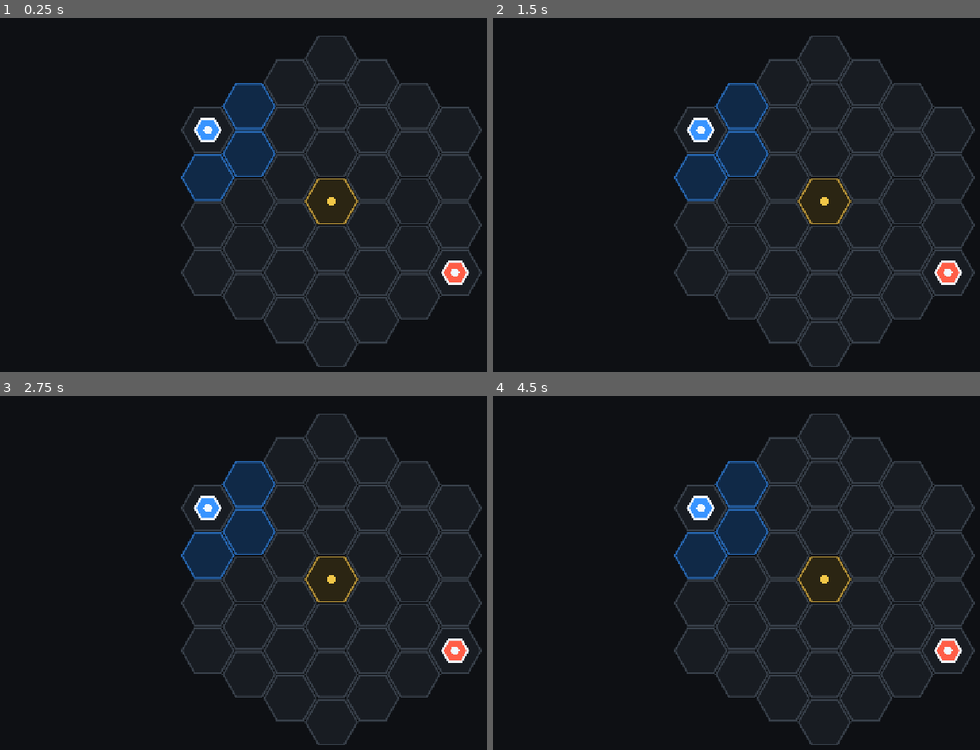
Above: before the commit, frames 1-4 (two rows, left to right).
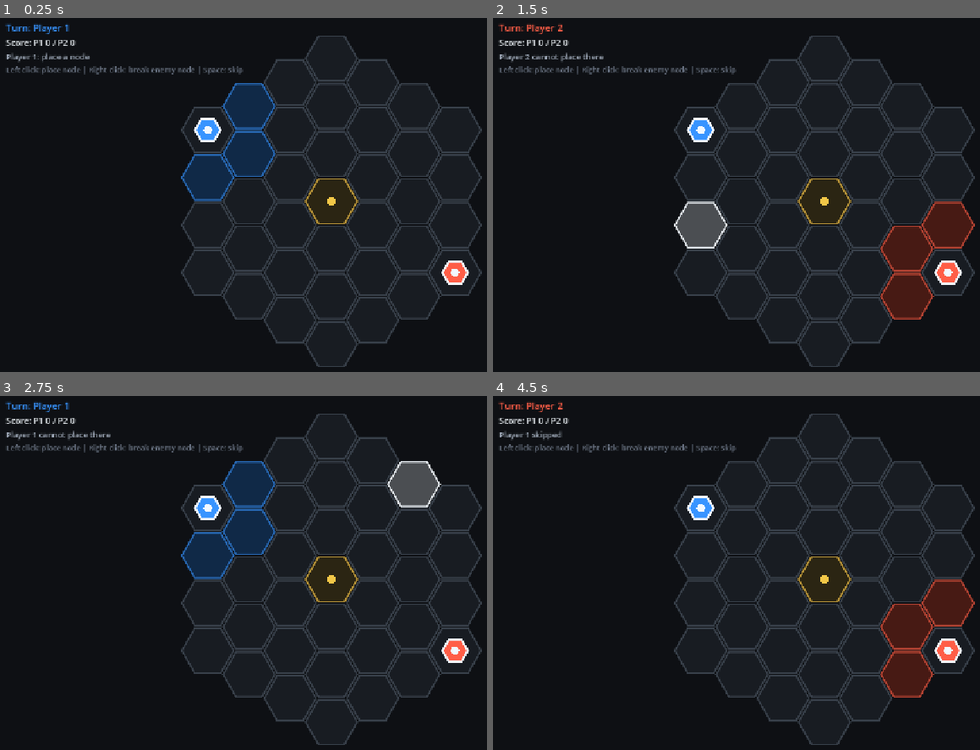
Above: after the commit, the same moments.

Repository: skulhex/hollow-grid
Game: Godot game, scene res://main.tscn
Same seed, same stepped clock (60 frames per second), same inputs: the game is played once before the commit and once after it.
Inputs (mouse positions are in pixels of both pictures, inside the frame that each line leads up to):
- Up to frame 1 (0.25 s): no input
- Up to frame 2 (1.5 s): tap Enter (ui_accept) at 0.5, 1.35 s; move the mouse to (975, 180) at 0.52 s; hold Enter (ui_accept) 0.53-1.28 s; click (975, 180) at 0.67 s; move the mouse to (687, 219) at 1.27 s; click (687, 219) at 1.42 s
- Up to frame 3 (2.75 s): tap Enter (ui_accept) at 1.52, 1.82 s; move the mouse to (399, 495) at 2.02 s; hold Enter (ui_accept) from 2.03 s (still down); click (399, 495) at 2.17 s
- Up to frame 4 (4.5 s): move the mouse to (790, 654) at 2.77 s; release Enter (ui_accept) at 2.78 s; tap Enter (ui_accept) at 2.85, 3.02, 3.32, 4.35 s; click (790, 654) at 2.92 s; move the mouse to (outside the picture) at 3.52 s; hold Enter (ui_accept) 3.53-4.28 s; click (outside the picture) at 3.67 s; move the mouse to (619, 523) at 4.27 s; click (619, 523) at 4.42 s

The runs differ from the first frame. In frame 1, 0.9% of the frame differs, in the area x 1-50%, y 1-16%; in frame 2, 8.7%, in the area x 1-99%, y 1-86%; in frame 3, 2.0%; in frame 4, 7.5%.

Commit message:
Add main controller and HUD nodes

Diff:
--- a/game/main.tscn
+++ b/game/main.tscn
@@ -1,8 +1,50 @@
-[gd_scene format=3 uid="uid://c6o56ry4yap0j"]
+[gd_scene load_steps=4 format=3 uid="uid://c6o56ry4yap0j"]
 
-[ext_resource type="Script" uid="uid://6t4gy4jfhm06" path="res://scripts/board_view.gd" id="1_board_view"]
+[ext_resource type="Script" path="res://scripts/main.gd" id="1_main"]
+[ext_resource type="Script" path="res://scripts/board_view.gd" id="2_board_view"]
+[ext_resource type="Script" path="res://scripts/hud.gd" id="3_hud"]
 
 [node name="Main" type="Node2D" unique_id=1659134553]
+script = ExtResource("1_main")
 
 [node name="BoardView" type="Node2D" parent="." unique_id=1011226363]
-script = ExtResource("1_board_view")
+script = ExtResource("2_board_view")
+
+[node name="HUD" type="CanvasLayer" parent="."]
+script = ExtResource("3_hud")
+
+[node name="Root" type="Control" parent="HUD"]
+layout_mode = 3
+anchors_preset = 15
+anchor_right = 1.0
+anchor_bottom = 1.0
+grow_horizontal = 2
+grow_vertical = 2
+mouse_filter = 2
+
+[node name="MarginContainer" type="MarginContainer" parent="HUD/Root"]
+layout_mode = 1
+offset_left = 24.0
+offset_top = 18.0
+offset_right = 560.0
+offset_bottom = 126.0
+
+[node name="VBoxContainer" type="VBoxContainer" parent="HUD/Root/MarginContainer"]
+layout_mode = 2
+theme_override_constants/separation = 4
+
+[node name="TurnLabel" type="Label" parent="HUD/Root/MarginContainer/VBoxContainer"]
+layout_mode = 2
+text = "Turn: Player 1"
+
+[node name="ScoreLabel" type="Label" parent="HUD/Root/MarginContainer/VBoxContainer"]
+layout_mode = 2
+text = "Score: P1 0 / P2 0"
+
+[node name="StatusLabel" type="Label" parent="HUD/Root/MarginContainer/VBoxContainer"]
+layout_mode = 2
+text = "Player 1: place a node"
+
+[node name="HelpLabel" type="Label" parent="HUD/Root/MarginContainer/VBoxContainer"]
+layout_mode = 2
+text = "Left click: place node | Right click: break enemy node | Space: skip"
--- /dev/null
+++ b/game/scripts/hud.gd
@@ -0,0 +1,30 @@
+class_name GameHud
+extends CanvasLayer
+
+@onready var turn_label: Label = $Root/MarginContainer/VBoxContainer/TurnLabel
+@onready var score_label: Label = $Root/MarginContainer/VBoxContainer/ScoreLabel
+@onready var status_label: Label = $Root/MarginContainer/VBoxContainer/StatusLabel
+@onready var help_label: Label = $Root/MarginContainer/VBoxContainer/HelpLabel
+
+
+func _ready() -> void:
+	turn_label.add_theme_font_size_override("font_size", 18)
+	score_label.add_theme_font_size_override("font_size", 16)
+	status_label.add_theme_font_size_override("font_size", 15)
+	help_label.add_theme_font_size_override("font_size", 14)
+
+	score_label.add_theme_color_override("font_color", Color(0.88, 0.9, 0.92))
+	status_label.add_theme_color_override("font_color", Color(0.62, 0.66, 0.72))
+	help_label.add_theme_color_override("font_color", Color(0.46, 0.5, 0.57))
+
+
+func refresh(match_state: MatchState) -> void:
+	turn_label.text = "Turn: %s" % GameDefs.player_label(match_state.current_player)
+	turn_label.add_theme_color_override("font_color", GameDefs.player_color(match_state.current_player))
+
+	score_label.text = "Score: P1 %d / P2 %d" % [
+		match_state.scores[GameDefs.PLAYER_ONE],
+		match_state.scores[GameDefs.PLAYER_TWO],
+	]
+	status_label.text = match_state.status_message
+	help_label.text = "Left click: place node | Right click: break enemy node | Space: skip"
--- /dev/null
+++ b/game/scripts/main.gd
@@ -0,0 +1,61 @@
+extends Node2D
+
+const BOARD_RADIUS := 3
+const HEX_SIZE := 52.0
+
+@onready var board_view: BoardView = $BoardView
+@onready var hud: GameHud = $HUD
+
+var grid: HexGrid
+var match_state: MatchState
+
+
+func _ready() -> void:
+	grid = HexGrid.new(BOARD_RADIUS, HEX_SIZE)
+	match_state = MatchState.new(BOARD_RADIUS)
+
+	board_view.setup(grid, match_state)
+	_refresh()
+
+
+func _input(event: InputEvent) -> void:
+	if event is InputEventMouseMotion:
+		_update_hover(event.position)
+	elif event is InputEventMouseButton and event.pressed:
+		_handle_click(event)
+	elif event.is_action_pressed("ui_accept"):
+		match_state.skip_turn()
+		_refresh()
+
+
+func _handle_click(event: InputEventMouseButton) -> void:
+	if match_state.finished:
+		return
+
+	var cell := board_view.screen_to_cell(event.position)
+
+	if not grid.contains(cell):
+		return
+
+	if event.button_index == MOUSE_BUTTON_LEFT:
+		match_state.place_node(cell)
+	elif event.button_index == MOUSE_BUTTON_RIGHT:
+		match_state.break_node(cell)
+	else:
+		return
+
+	_refresh()
+
+
+func _update_hover(mouse_position: Vector2) -> void:
+	var next_hover := board_view.screen_to_cell(mouse_position)
+
+	if not grid.contains(next_hover):
+		next_hover = BoardView.HOVER_NONE
+
+	board_view.set_hover_cell(next_hover)
+
+
+func _refresh() -> void:
+	board_view.queue_redraw()
+	hud.refresh(match_state)
Not shown, added: game/scripts/hud.gd.uid
Not shown, added: game/scripts/main.gd.uid
